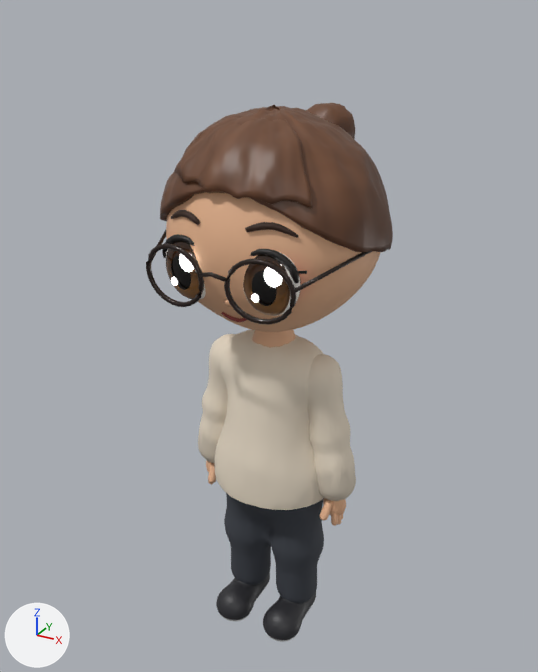
One commit to the glTF model assets/characters/crew/mira.glb: the scene before it, then after it.
The view is the same before and after, from a camera (50 mm lens) standing at (0.634, -1.172, 1.256) and looking at (-0.024, 0.022, 0.659). Lighting does not change. The marker at lower left points along +X, +Y and +Z. The picture after the commit comes second.

Names of what the first picture shows: 'brow.L', 'brow.R', 'eye.L', 'eye.R', 'glasses', 'mira_body', 'mira_hair', 'mira_pants', 'mira_top', 'shoe.L', 'shoe.R' and 10 more.
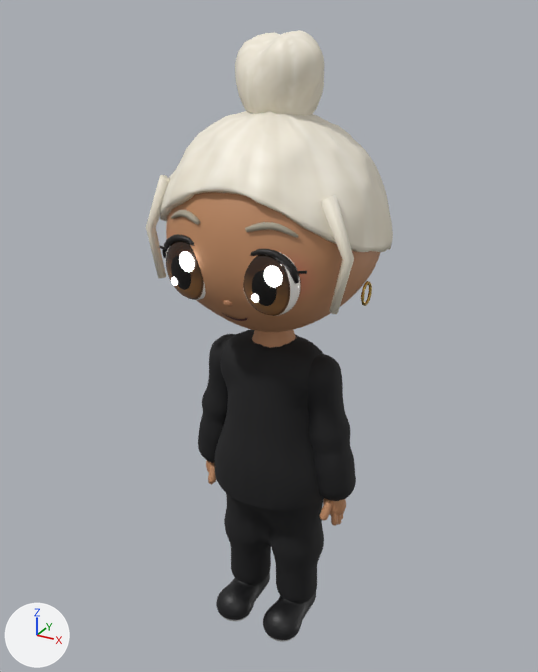
Diff of the bpy script that builds the scene:
```diff
--- a/assets/characters/crew/mira.glb.py
+++ b/assets/characters/crew/mira.glb.py
@@ mat_brow @@
 mat_brow = principled_material('brow')
-mat_brow.base_color = (0.0368, 0.0141, 0.00702)  # brown #362014
+mat_brow.base_color = (0.398, 0.359, 0.277)  # grey #a9a290
 mat_brow.roughness = 0.7
@@ mat_acc_earring1 @@
+mat_acc_earring1 = principled_material('acc_earring1')
+mat_acc_earring1.base_color = (0.687, 0.445, 0.102)  # orange #d8b25a
+mat_acc_earring1.metallic = 0.9
+mat_acc_earring1.roughness = 0.25
@@ me_mesh @@
 me_mesh.from_pydata(...)  # 8663 vertices, 17310 faces; spans x -0.2..0.2, y -0.187..0.186, z 0.038..1.075
 # used by ob_mira_body; location = (0.0, 0.0, 0.0)
+# me_mesh part 1: 17310 kept faces spanning x -0.2..0.2, y -0.187..0.186, z 0.038..1.075 get new vertex colours; the middle colour goes from beige #e7b48e to orange #c08a62
 me_mesh.materials.append(mat_skin)
@@ me_hair_cap @@
 # used by ob_mira_hair; location = (0.0, 0.0, 0.0)
-me_hair_cap.from_pydata(...)  # 8084 vertices, 16160 faces; spans x -0.215..0.217, y -0.18..0.24, z 0.753..1.105
+me_hair_cap.from_pydata(...)  # 7107 vertices, 14202 faces; spans x -0.215..0.217, y -0.173..0.199, z 0.753..1.224
+# me_hair_cap part 2: a new loose piece of 1107 vertices spanning x -0.088..0.089, y -0.057..0.095, z 1.062..1.224, in mat_hair
+# me_hair_cap part 3: a new loose piece of 24 vertices spanning x 0.143..0.204, y -0.125..-0.096, z 0.796..0.988, in mat_hair
+# me_hair_cap part 4: a new loose piece of 24 vertices spanning x -0.206..-0.144, y -0.126..-0.1, z 0.796..0.989, in mat_hair
+# me_hair_cap part 5: the loose piece of 1230 vertices spanning x -0.128..0.142, y -0.18..-0.033, z 0.968..1.093 is deleted
+# me_hair_cap part 6: the loose piece of 902 vertices spanning x -0.072..0.077, y 0.101..0.24, z 0.933..1.094 is deleted
+# me_hair_cap part 7: 801 vertices moved within x -0.075..0.074, y -0.158..0.013, z 0.989..1.105; 183 vertices removed from x -0.017..0.019, y -0.065..0.013, z 1.07..1.104; 183 vertices added at x -0.018..0.017, y -0.065..0.013, z 1.071..1.104
+# me_hair_cap part 8: 11101 kept faces spanning x -0.215..0.217, y -0.173..0.199, z 0.753..1.104 get new vertex colours; the middle colour goes from brown #5f3c27 to pale yellow #efe7d3
 me_hair_cap.materials.append(mat_hair)
@@ me_mesh_002 @@
 me_mesh_002.from_pydata(...)  # 3570 vertices, 7046 faces; spans x -0.183..0.182, y -0.11..0.11, z 0.342..0.68
 # used by ob_mira_top; location = (0.0, 0.0, 0.0)
+# me_mesh_002 part 9: 7046 faces centred in x -0.182..0.182, y -0.11..0.11, z 0.343..0.68 are repainted in the vertex colours; the middle colour goes from pale yellow #e9dcc8 to black #151517
 me_mesh_002.materials.append(mat_cloth)
@@ me_earring1 @@
+me_earring1.from_pydata(...)  # 108 vertices, 216 faces; spans x 0.1794..0.1854, y -0.0118..0.0302, z 0.7678..0.8123
+me_earring1.materials.append(mat_acc_earring1)  # orange #d8b25a
@@ ob_glasses @@
-ob_glasses = bpy.data.objects.new('glasses', me_rim_l)
-ob_glasses.location = (0.0, 0.0, 0.0)
@@ ob_earring1 @@
+ob_earring1 = bpy.data.objects.new('earring1', me_earring1)
+ob_earring1.location = (0.0, 0.0, 0.0)
```

Where the change shows, as pixel boxes [x1, y1, x2, y2] in the pictures (538 x 672 px; the box of a moved part takes in the faces that stretch with it):
'mira_hair', reshaped
    before: [160, 103, 393, 252]
    after: [146, 30, 393, 314]
'glasses', deleted
    before: [146, 230, 378, 325]
'brow.L', recoloured (brown to grey)
    both: [245, 222, 299, 238]
'brow.R', recoloured (brown to grey)
    both: [171, 210, 200, 225]
'earring1', added
    after: [361, 281, 372, 306]
part 1 of me_mesh, recoloured (beige to orange)
    both: [166, 192, 381, 516]
part 2 of me_hair_cap, added
    after: [235, 30, 324, 115]
part 3 of me_hair_cap, added
    after: [320, 195, 354, 314]
part 4 of me_hair_cap, added
    after: [146, 175, 170, 278]
part 5 of me_hair_cap, deleted (brown)
    before: [174, 116, 313, 209]
part 6 of me_hair_cap, deleted (brown)
    before: [306, 103, 355, 139]
part 7 of me_hair_cap, moved or reshaped
    before: [235, 105, 281, 125]
    after: [192, 111, 289, 193]
part 8 of me_hair_cap, recoloured (brown to pale yellow)
    both: [160, 111, 393, 252]
part 9 of me_mesh_002, recoloured (pale yellow to black)
    both: [198, 329, 356, 510]
